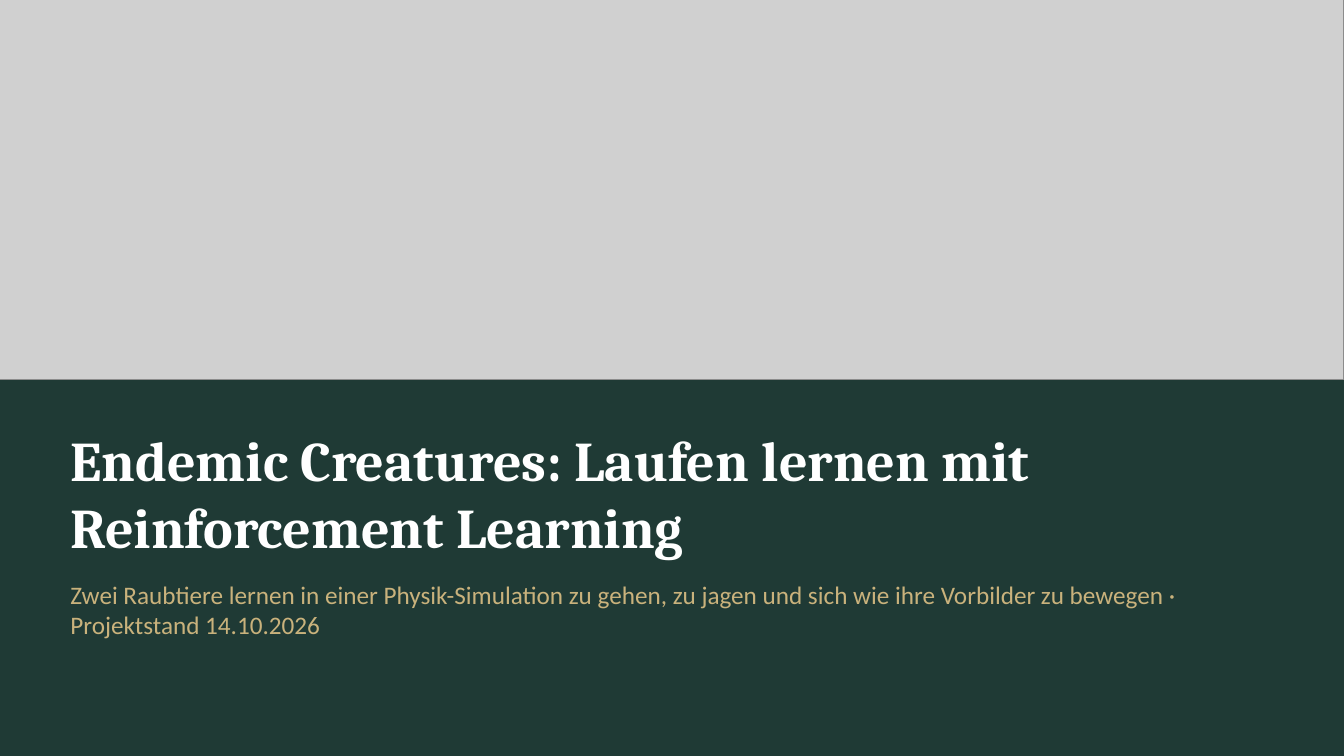
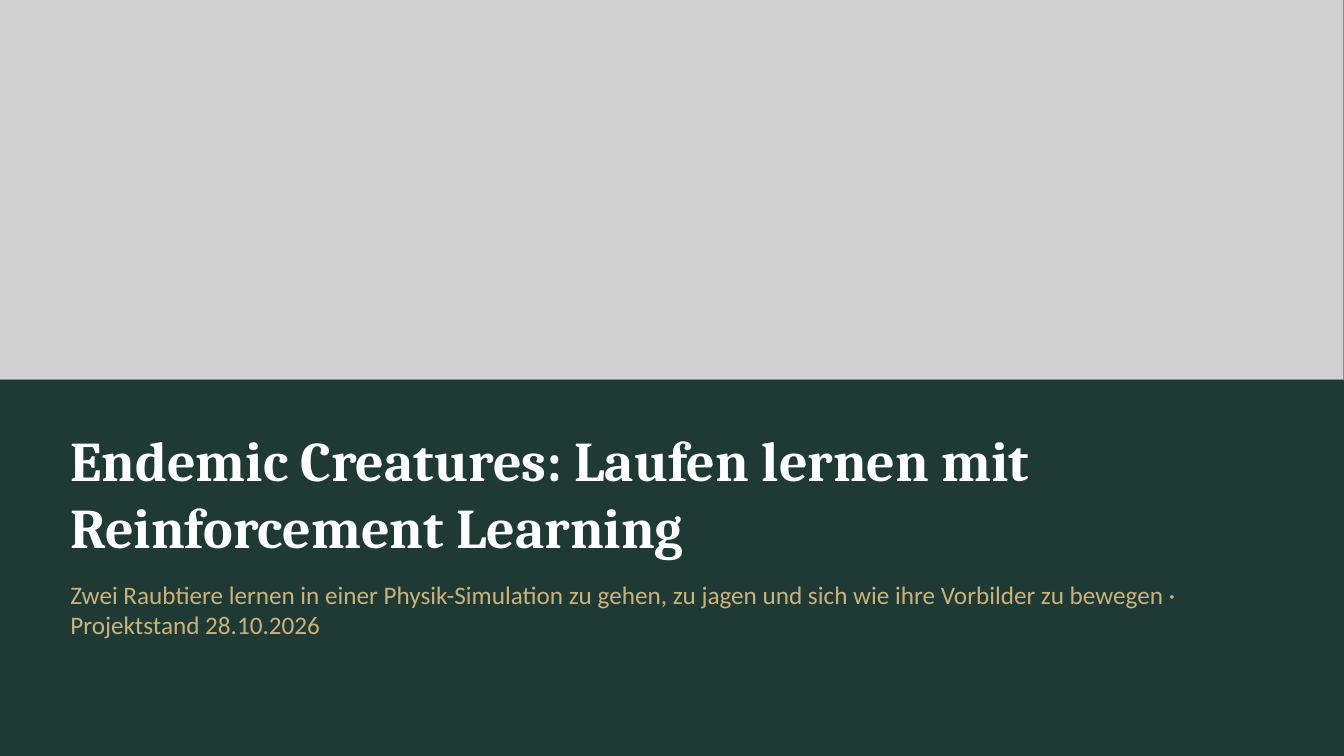
Before and after one commit to xTh0masx/Reinforcement_Learning_Creature, a slide deck: slide 1 of docs/presentation/Endemic_Creatures_RL.pptx. Drawn at 1344x756 pixels with LibreOffice and Linux fonts; fonts in the diff are those of the drawing; grey boxes stand for pictures. Boxes give left, top, right and bottom in pixels: in the first picture for what was removed or moved away, otherwise in the second. Text is boxed around its words. In the diff, an @@ line names an element or a change of style, - is before the commit and + after.

```diff
--- a/docs/presentation/Endemic_Creatures_RL.pptx
+++ b/docs/presentation/Endemic_Creatures_RL.pptx
@@ text at bbox=[70, 586, 1163, 639]: text changed @@
-Zwei Raubtiere lernen in einer Physik-Simulation zu gehen, zu jagen und sich wie ihre Vorbilder zu bewegen · Projektstand 14.10.2026
+Zwei Raubtiere lernen in einer Physik-Simulation zu gehen, zu jagen und sich wie ihre Vorbilder zu bewegen · Projektstand 28.10.2026
```
Also in this commit, not shown: 10 other slides changed, 3 slides added, 11 other files.
